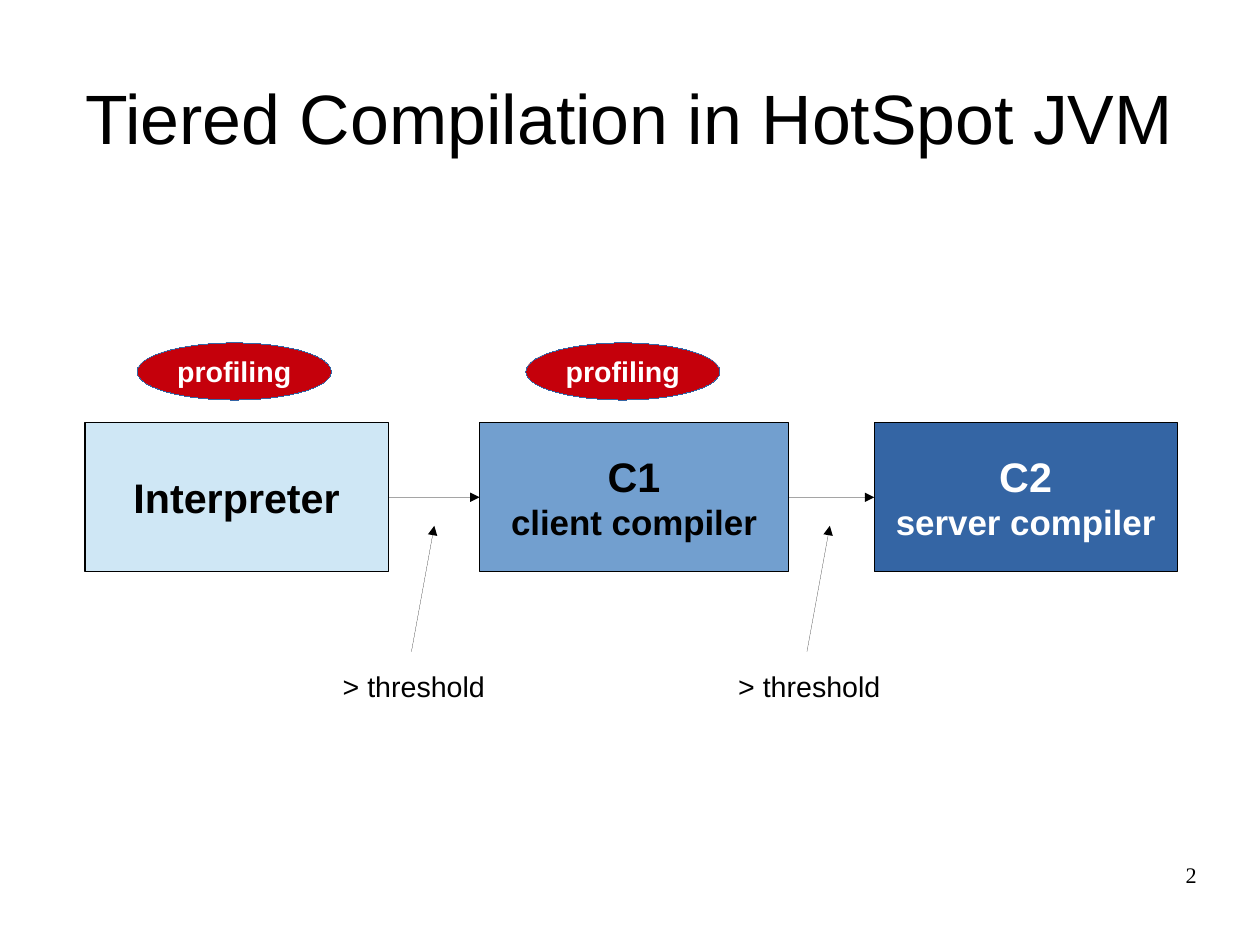
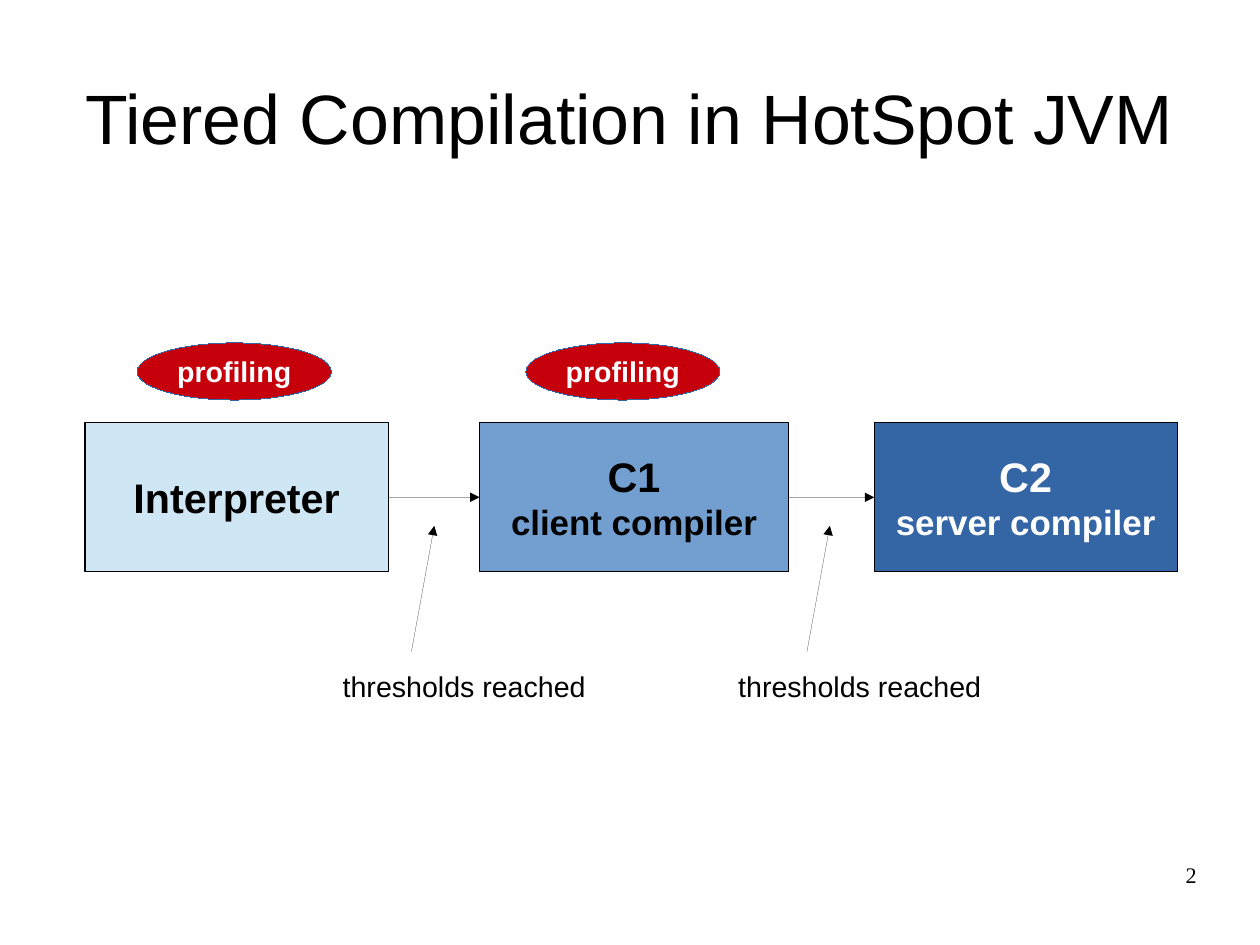
Before and after one commit to mohlerm/hotspot, a slide deck: slide 2 of presentation/profile_caching_mohlerm_presentation.odp. Drawn at 1260x945 pixels with LibreOffice and Linux fonts; fonts in the diff are those of the drawing. Boxes give left, top, right and bottom in pixels: in the first picture for what was removed or moved away, otherwise in the second. Text is boxed around its words. In the diff, an @@ line names an element or a change of style, - is before the commit and + after.

Commit message:
updated presentation

```diff
--- a/presentation/profile_caching_mohlerm_presentation.odp
+++ b/presentation/profile_caching_mohlerm_presentation.odp
@@ text at <box>343,676,585,698</box>: text changed @@
-> threshold
+thresholds reached
@@ text at <box>738,676,981,698</box>: text changed @@
-> threshold
+thresholds reached
```
Also in this commit, not shown: 1 other slide changed, 4 slides added, 1 slide removed, 4 other files.
